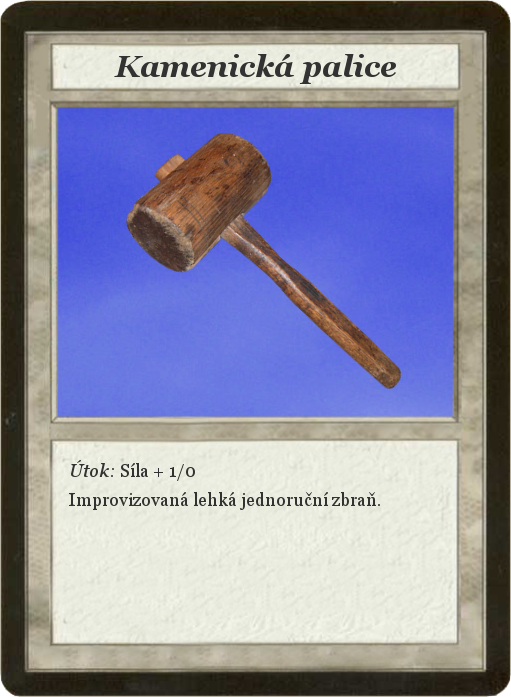
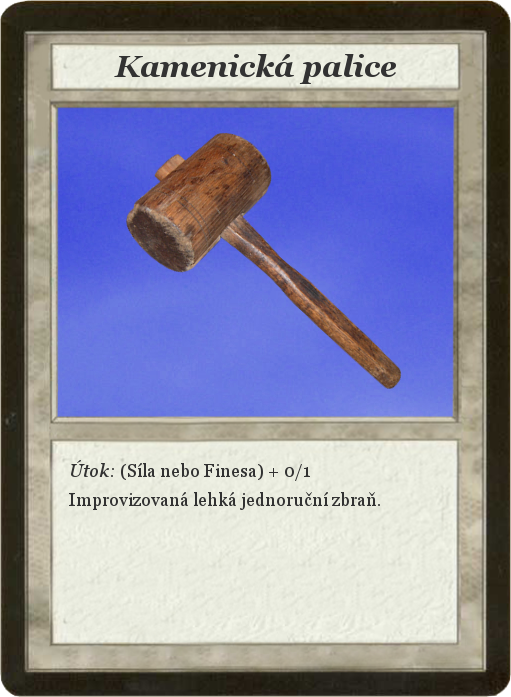
Layered file, before and after one edit (511 x 697). Changes by layer:
renamed "Útok: Síla + 1/0 ..." to "Útok: (Síla nebo Finesa) + 0/1...", painted on it over bbox(121, 463, 310, 481)
